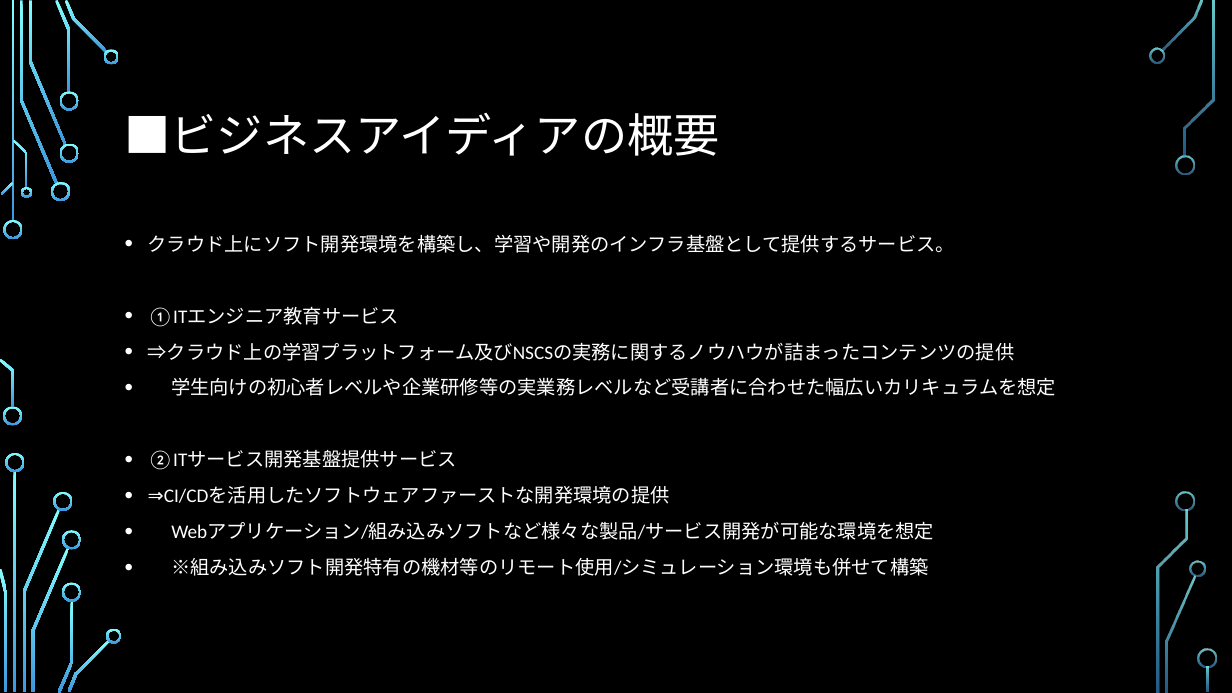
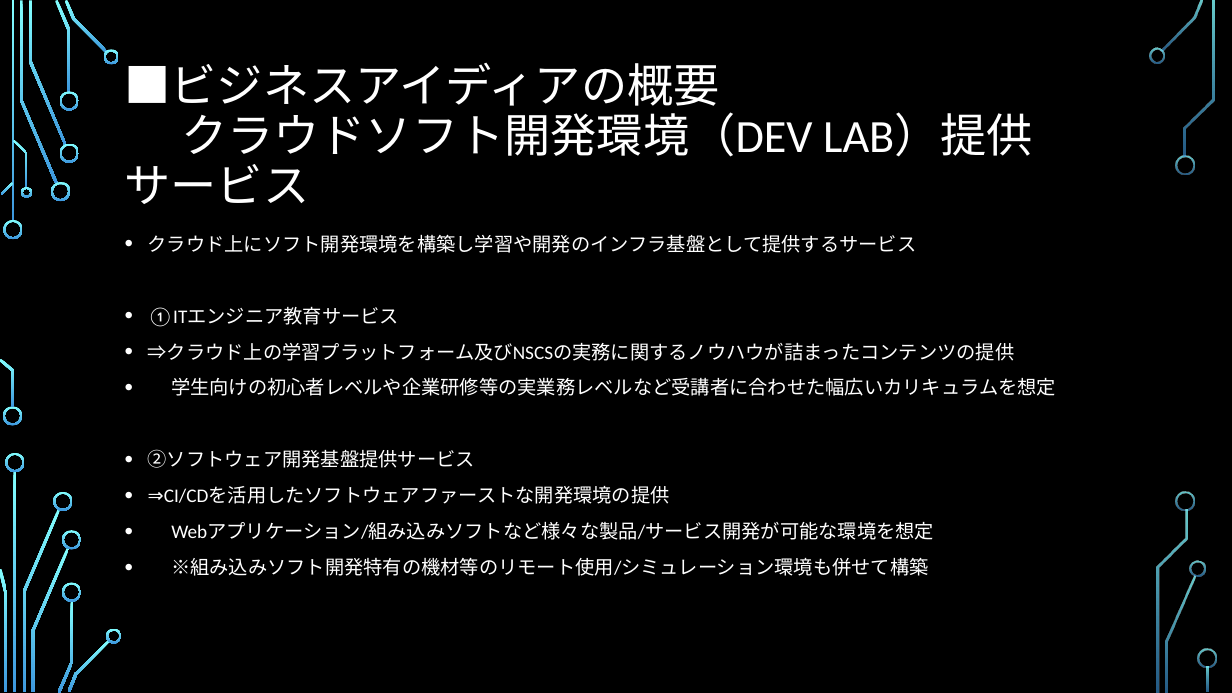
Before and after one commit to SITH-YN/PythonTool, a slide deck: slide 8 of Temp/39期ビジネスアイディア.pptx. Drawn at 1232x693 pixels with LibreOffice and Linux fonts; fonts in the diff are those of the drawing; background and template pictures are left out. Boxes give left, top, right and bottom in pixels: in the first picture for what was removed or moved away, otherwise in the second. Text is boxed around its words. In the diff, an @@ line names an element or a change of style, - is before the commit and + after.

```diff
--- a/Temp/39期ビジネスアイディア.pptx
+++ b/Temp/39期ビジネスアイディア.pptx
@@ title at (125,63,1033,204): text changed @@
-■ビジネスアイディアの概要
+■ビジネスアイディアの概要
+クラウドソフト開発環境（DEV LAB）提供サービス
@@ text at (148,235,917,253): text changed @@
-• クラウド上にソフト開発環境を構築し、学習や開発のインフラ基盤として提供するサービス。
+• クラウド上にソフト開発環境を構築し学習や開発のインフラ基盤として提供するサービス
@@ text at (148,449,475,468): text changed @@
-• ②ITサービス開発基盤提供サービス
+• ②ソフトウェア開発基盤提供サービス
```
Also in this commit, not shown: 12 other slides changed, 1 slide removed.
